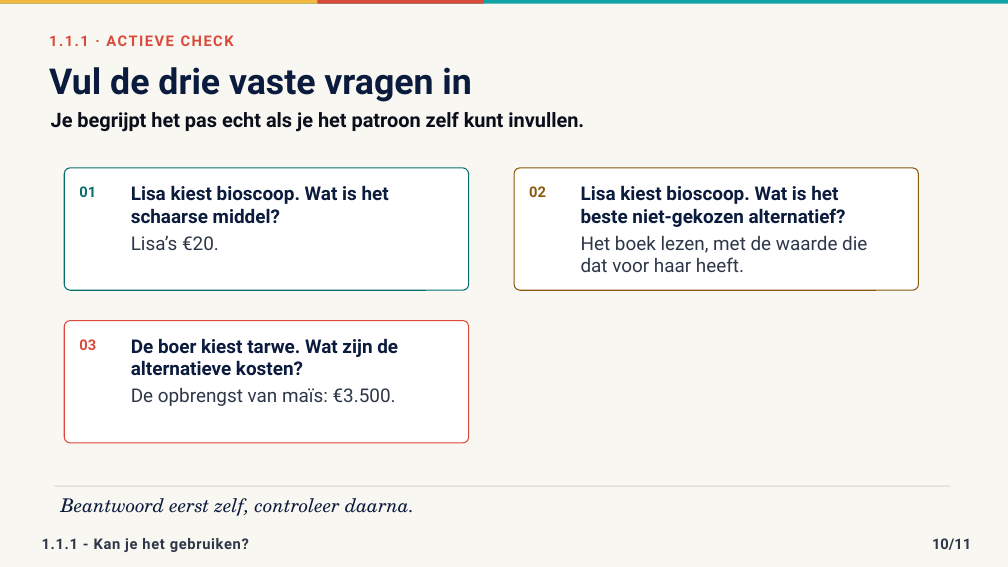
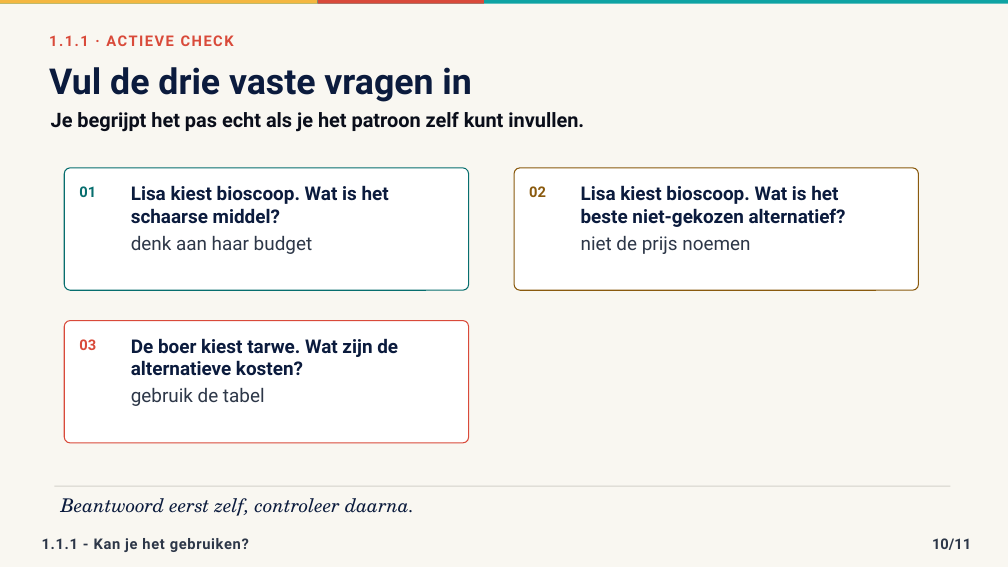
Before and after one commit to meijer1973/4veco-lessen, a slide deck: slide 10 of Boek 1 - Grondslagen, vraag en aanbod/1.1 Hoofdstuk Economisch denken en rekenen/1.1.1 Schaarste en economisch denken/1.1.1 Schaarste en economisch denken – presentatie.pptx. Drawn at 1008x567 pixels with LibreOffice and Linux fonts; fonts in the diff are those of the drawing. Boxes give left, top, right and bottom in pixels: in the first picture for what was removed or moved away, otherwise in the second. Text is boxed around its words. In the diff, an @@ line names an element or a change of style, - is before the commit and + after.

```diff
--- a/Boek 1 - Grondslagen, vraag en aanbod/1.1 Hoofdstuk Economisch denken en rekenen/1.1.1 Schaarste en economisch denken/1.1.1 Schaarste en economisch denken – presentatie.pptx
+++ b/Boek 1 - Grondslagen, vraag en aanbod/1.1 Hoofdstuk Economisch denken en rekenen/1.1.1 Schaarste en economisch denken/1.1.1 Schaarste en economisch denken – presentatie.pptx
@@ text at [131, 236, 312, 254]: text changed @@
-Lisa’s €20.
+denk aan haar budget
@@ text at [581, 236, 750, 254]: text changed @@
-Het boek lezen, met de waarde die dat voor haar heeft.
+niet de prijs noemen
@@ text at [131, 388, 265, 406]: text changed @@
-De opbrengst van maïs: €3.500.
+gebruik de tabel
```
Also in this commit, not shown: 3 other files.
